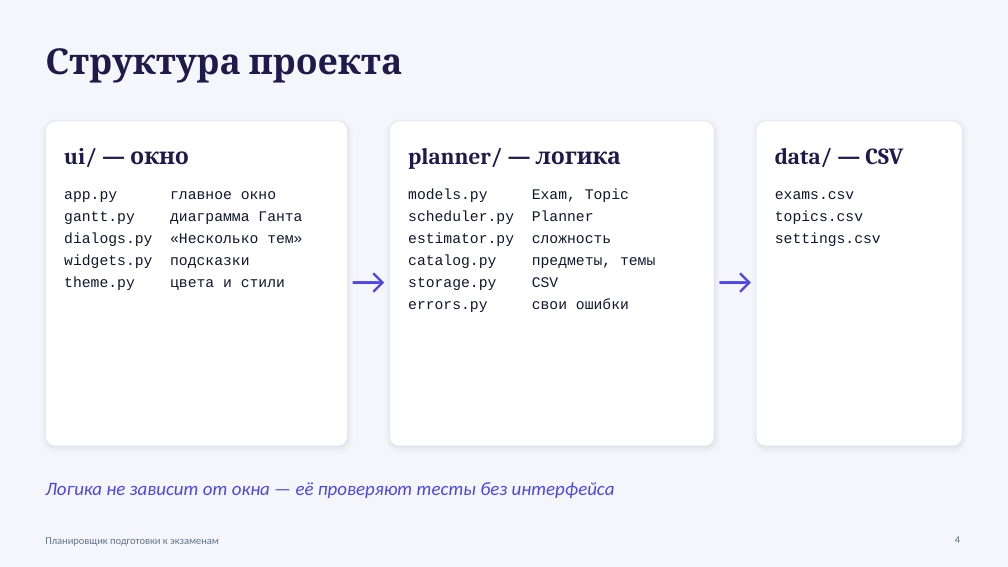
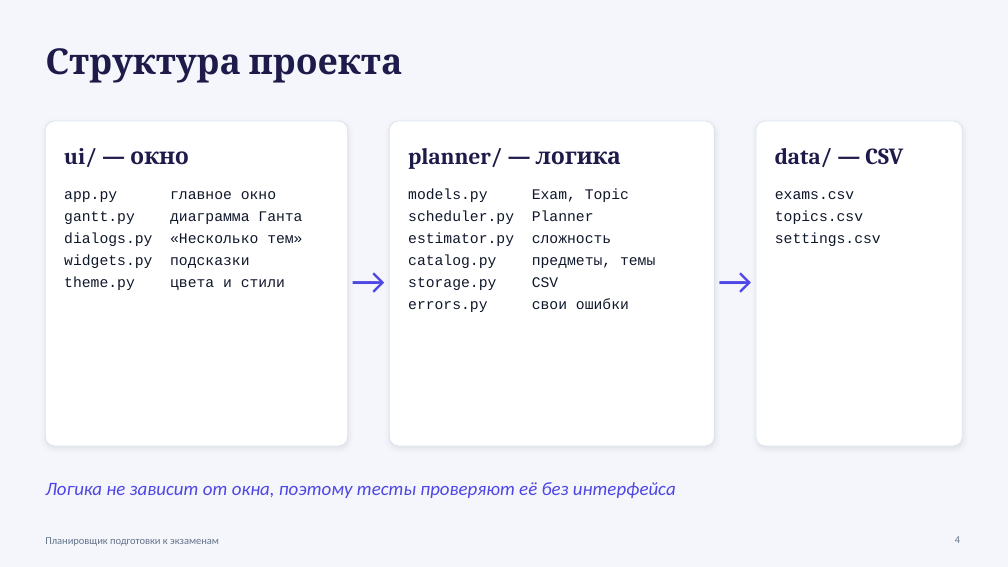
Before and after one commit to leywinkw/exam-planner, a slide deck: slide 4 of docs/Презентация_Планировщик_экзаменов.pptx. Drawn at 1008x567 pixels with LibreOffice and Linux fonts; fonts in the diff are those of the drawing. Boxes give left, top, right and bottom in pixels: in the first picture for what was removed or moved away, otherwise in the second. Text is boxed around its words. In the diff, an @@ line names an element or a change of style, - is before the commit and + after.

```diff
--- a/docs/Презентация_Планировщик_экзаменов.pptx
+++ b/docs/Презентация_Планировщик_экзаменов.pptx
@@ text at (x1=45, y1=482, x2=676, y2=498): text changed @@
-Логика не зависит от окна — её проверяют тесты без интерфейса
+Логика не зависит от окна, поэтому тесты проверяют её без интерфейса
```
Also in this commit, not shown: 8 other slides changed, 14 other files.
